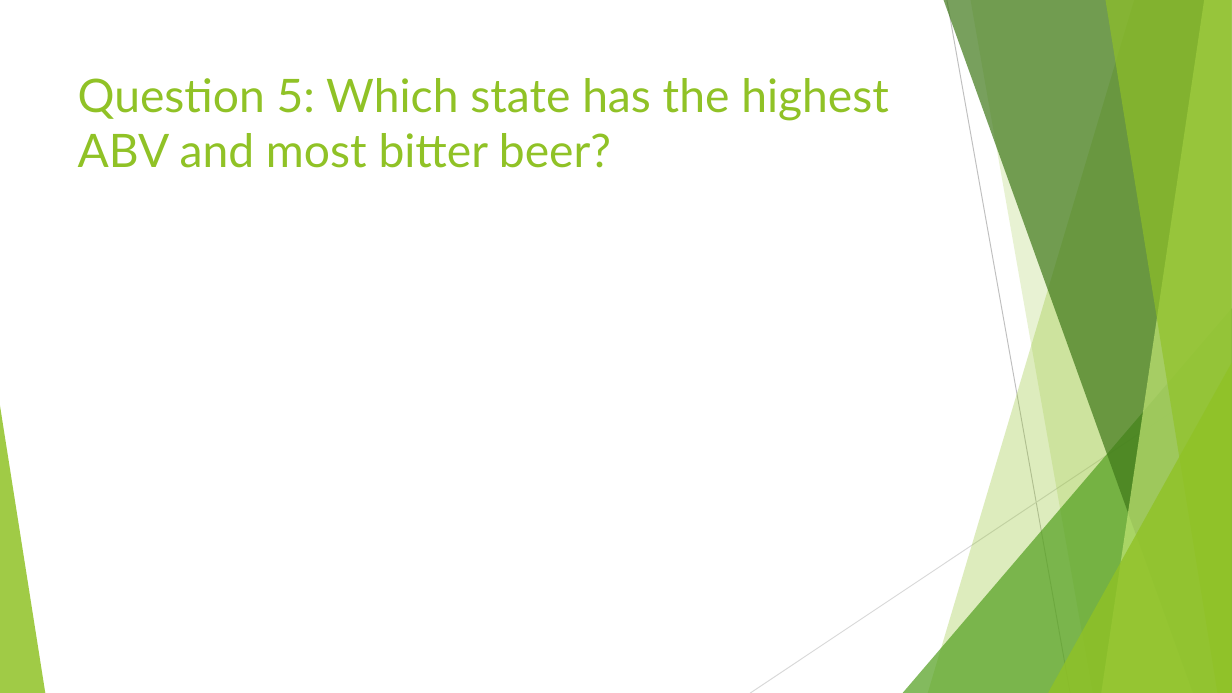
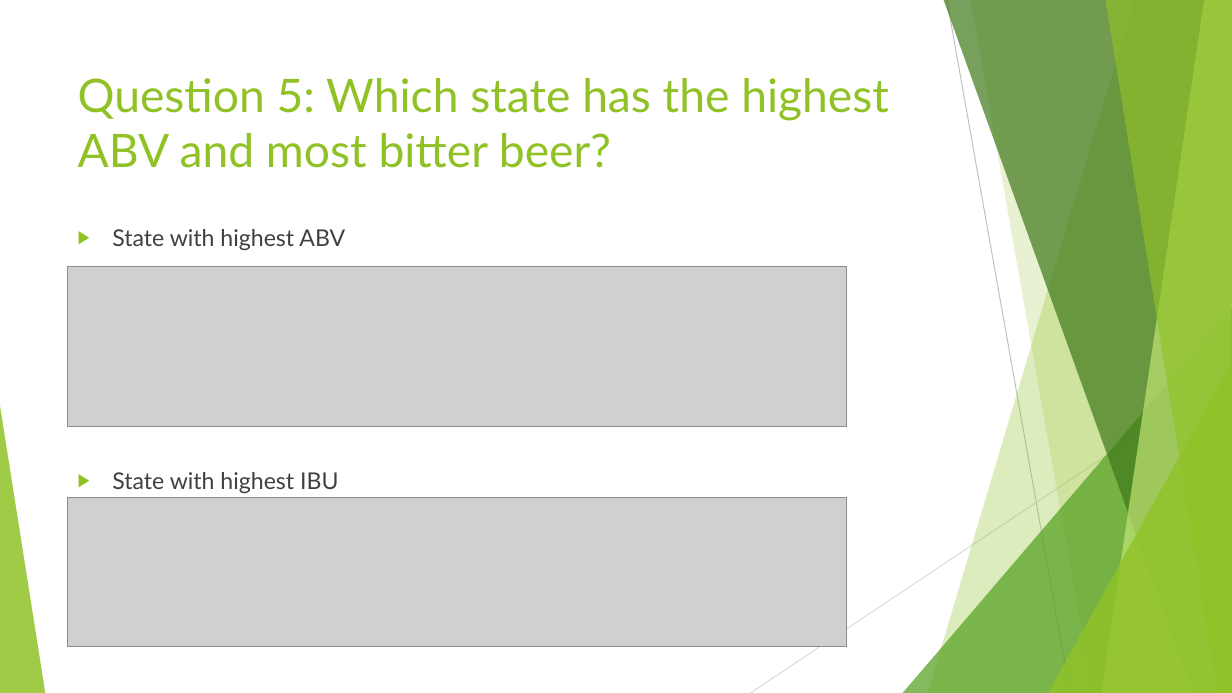
Before and after one commit to vazquezs123/DATA_SCIENCE_CS01, a slide deck: slide 14 of Breweries and Beer Study.pptx. Drawn at 1232x693 pixels with LibreOffice and Linux fonts; fonts in the diff are those of the drawing; grey boxes stand for pictures. Boxes give left, top, right and bottom in pixels: in the first picture for what was removed or moved away, otherwise in the second. Text is boxed around its words. In the diff, an @@ line names an element or a change of style, - is before the commit and + after.

```diff
--- a/Breweries and Beer Study.pptx
+++ b/Breweries and Beer Study.pptx
@@ text added at (112, 229, 345, 493), 18 pt, text #404040 @@
+▶ State with highest ABV
+▶ State with highest IBU
@@ picture added at (67, 266, 847, 427) @@
@@ picture added at (67, 498, 847, 646) @@
```
Also in this commit, not shown: 9 other slides changed, 4 other files.
